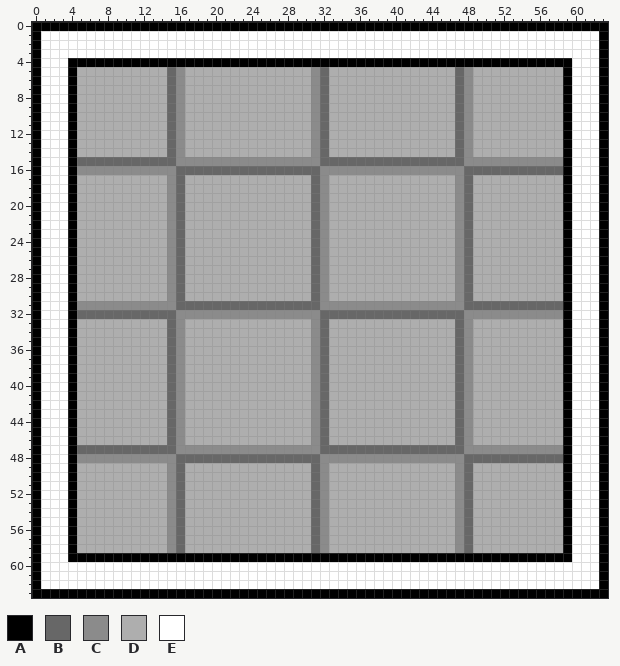
File history of a pixel-art file, SchoolPresentationProject/Assets/Assets/aseprite/bg1.aseprite. The picture above is the old version.
64x64 pixels, 1 frame.
Palette (. is transparent): A #000000  B #676767  C #8b8b8b  D #aeaeae  E #ffffff
The result:
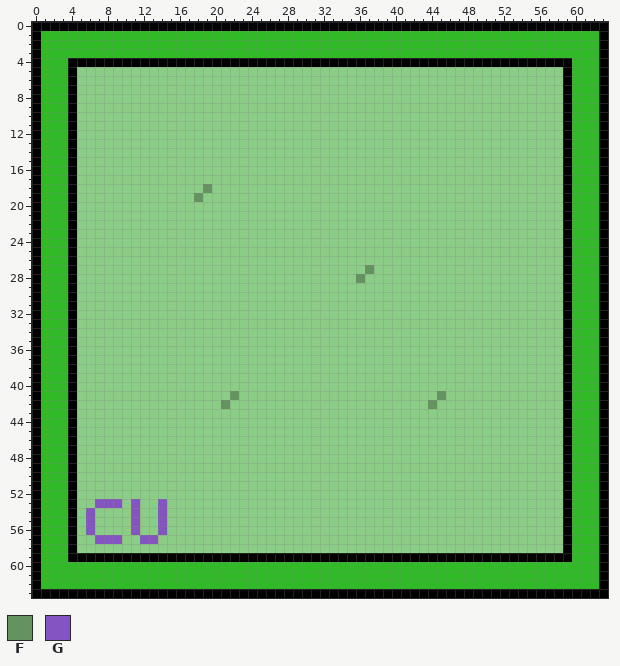
Colours new in this view: F #649360  G #8455c2
The exact change:
layer "Flattened" now hidden
colour D: #aeaeae -> #8bcd86
colour E: #ffffff -> #30bb26
Changed rows in their new state; - is a pixel that keeps its letter.
Layer "Layer 1":
first column x 5:
 5 ----------DD--------------DD--------------DD----------
 6 ----------DD--------------DD--------------DD----------
 7 ----------DD--------------DD--------------DD----------
 8 ----------DD--------------DD--------------DD----------
 9 ----------DD--------------DD--------------DD----------
10 ----------DD--------------DD--------------DD----------
11 ----------DD--------------DD--------------DD----------
12 ----------DD--------------DD--------------DD----------
13 ----------DD--------------DD--------------DD----------
14 ----------DD--------------DD--------------DD----------
15 DDDDDDDDDDDDDDDDDDDDDDDDDDDDDDDDDDDDDDDDDDDDDDDDDDDDDD
16 DDDDDDDDDDDDDDDDDDDDDDDDDDDDDDDDDDDDDDDDDDDDDDDDDDDDDD
17 ----------DD--------------DD--------------DD----------
18 ----------DD--F-----------DD--------------DD----------
19 ----------DD-F------------DD--------------DD----------
20 ----------DD--------------DD--------------DD----------
21 ----------DD--------------DD--------------DD----------
22 ----------DD--------------DD--------------DD----------
23 ----------DD--------------DD--------------DD----------
24 ----------DD--------------DD--------------DD----------
25 ----------DD--------------DD--------------DD----------
26 ----------DD--------------DD--------------DD----------
27 ----------DD--------------DD----F---------DD----------
28 ----------DD--------------DD---F----------DD----------
29 ----------DD--------------DD--------------DD----------
30 ----------DD--------------DD--------------DD----------
31 DDDDDDDDDDDDDDDDDDDDDDDDDDDDDDDDDDDDDDDDDDDDDDDDDDDDDD
32 DDDDDDDDDDDDDDDDDDDDDDDDDDDDDDDDDDDDDDDDDDDDDDDDDDDDDD
33 ----------DD--------------DD--------------DD----------
34 ----------DD--------------DD--------------DD----------
35 ----------DD--------------DD--------------DD----------
36 ----------DD--------------DD--------------DD----------
37 ----------DD--------------DD--------------DD----------
38 ----------DD--------------DD--------------DD----------
39 ----------DD--------------DD--------------DD----------
40 ----------DD--------------DD--------------DD----------
41 ----------DD-----F--------DD------------F-DD----------
42 ----------DD----F---------DD-----------F--DD----------
43 ----------DD--------------DD--------------DD----------
44 ----------DD--------------DD--------------DD----------
45 ----------DD--------------DD--------------DD----------
46 ----------DD--------------DD--------------DD----------
47 DDDDDDDDDDDDDDDDDDDDDDDDDDDDDDDDDDDDDDDDDDDDDDDDDDDDDD
48 DDDDDDDDDDDDDDDDDDDDDDDDDDDDDDDDDDDDDDDDDDDDDDDDDDDDDD
49 ----------DD--------------DD--------------DD----------
50 ----------DD--------------DD--------------DD----------
51 ----------DD--------------DD--------------DD----------
52 ----------DD--------------DD--------------DD----------
53 --GGG-G--GDD--------------DD--------------DD----------
54 -G----G--GDD--------------DD--------------DD----------
55 -G----G--GDD--------------DD--------------DD----------
56 -G----G--GDD--------------DD--------------DD----------
57 --GGG--GG-DD--------------DD--------------DD----------
58 ----------DD--------------DD--------------DD----------
